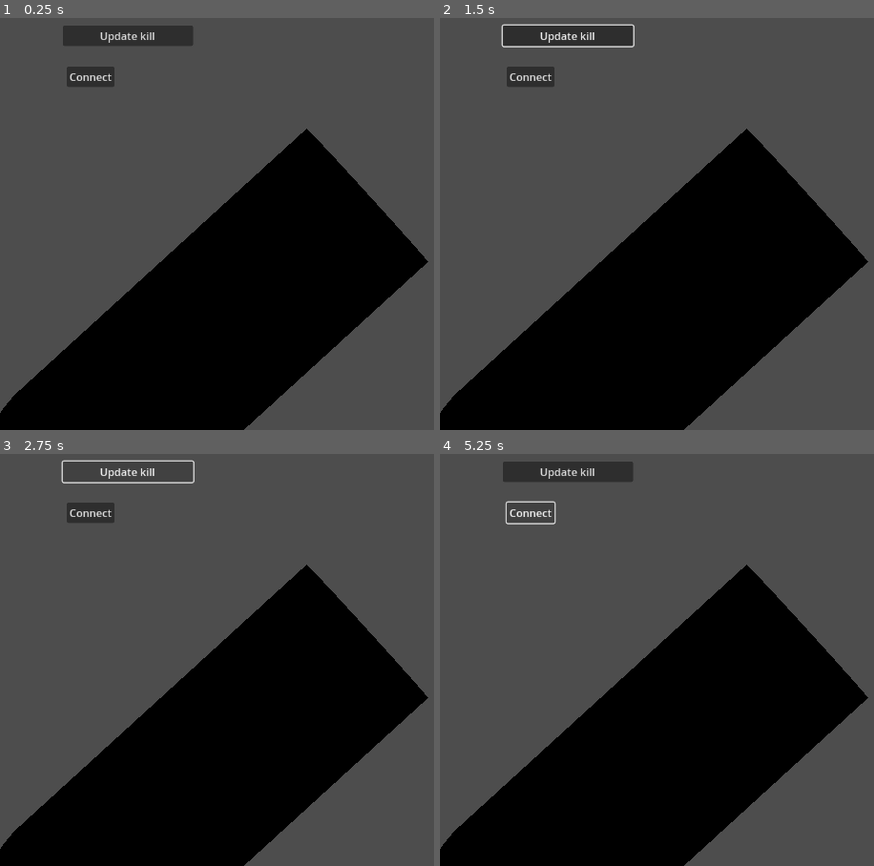
Above: before the commit, frames 1-4 (two rows, left to right).
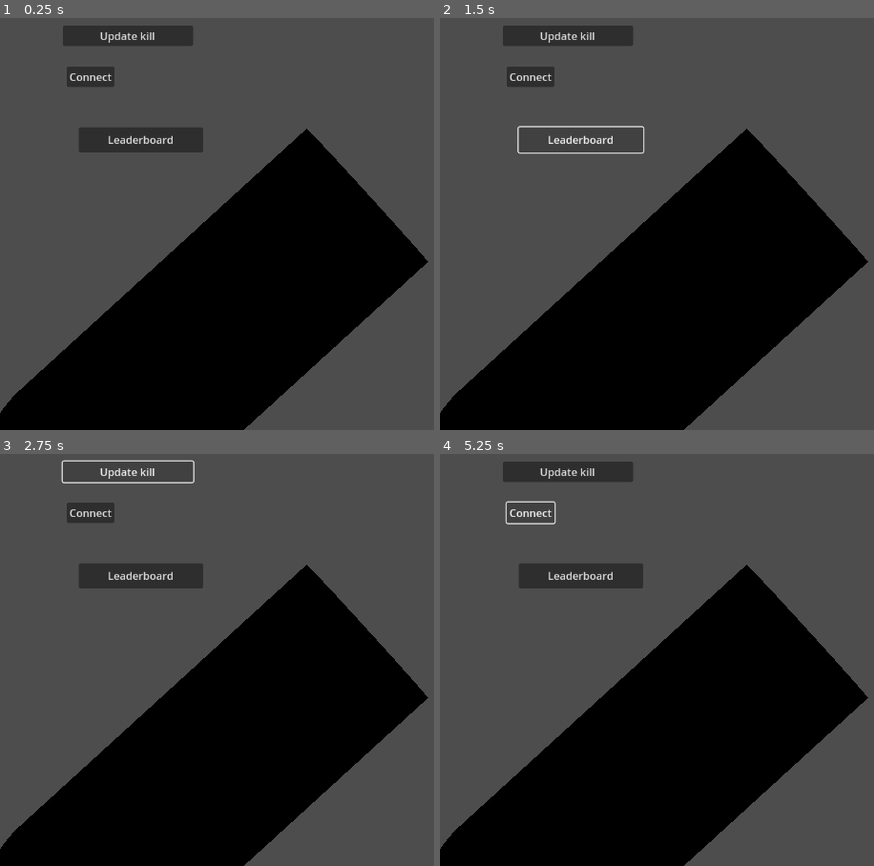
Above: after the commit, the same moments.

Repository: BoxedFruits/live-leaderboard
Game: Godot game, scene res://test.tscn
The game is run twice, just before and just after one commit, with the same random seed, the same clock (stepped at 60 frames per second) and the same inputs.
Inputs (mouse positions are in pixels of both pictures, inside the frame that each line leads up to):
- Up to frame 1 (0.25 s): no input
- Up to frame 2 (1.5 s): click "Update kill" at 0.5 s; click (578, 141) at 1.25 s, where only the run after the commit has a clickable "Leaderboard"
- Up to frame 3 (2.75 s): click "Update kill" at 2 s
- Up to frame 4 (5.25 s): click (578, 577) at 2.75 s, where only the run after the commit has a clickable "Leaderboard"; click "Update kill" at 3.5 s; click (578, 577) at 4.25 s, where only the run after the commit has a clickable "Leaderboard"; click "Connect" at 5 s

The runs differ from the first frame. In frame 1, 1.6% of the frame differs, in the area x 18-47%, y 26-33%; in frame 2, 0.8%; in frame 3, 1.6%; in frame 4, 1.6%.

Commit message:
get leaderboard, update kill count

Diff:
--- a/game/leaderboard-project/UIManager.gd
+++ b/game/leaderboard-project/UIManager.gd
@@ -5,16 +5,22 @@
 func _ready() -> void:
 	$ConnectButton.pressed.connect(_on_connect_button_pressed)
 	$SendButton.pressed.connect(_on_send_button_pressed)
-
+	$Leaderboard.pressed.connect(_on_leaderboard_button_pressed)
 
 func _on_connect_button_pressed():
 	print("THIS WAS CALLEd")
 	websocket_manager.connect_to_ws()
 
 func _on_send_button_pressed():
-	var message_dict = {"command": "Hello, Server!"}
+	var message_dict = {"command": "IncrementKillCount"}
 
 	var json_string = JSON.stringify(message_dict)
+	websocket_manager.send_message(json_string)
+
+func _on_leaderboard_button_pressed():
+	var message_dict = {"command": "GetLeaderboard"}
+	var json_string = JSON.stringify(message_dict)
+
 	websocket_manager.send_message(json_string)
 
 # Called every frame. 'delta' is the elapsed time since the previous frame.
--- a/game/leaderboard-project/test.tscn
+++ b/game/leaderboard-project/test.tscn
@@ -37,3 +37,10 @@
 offset_bottom = 129.0
 text = "Connect
 "
+
+[node name="Leaderboard" type="Button" parent="UIManager"]
+offset_left = 119.0
+offset_top = 190.0
+offset_right = 307.0
+offset_bottom = 228.0
+text = "Leaderboard"
Not shown, changed: server/main.go
